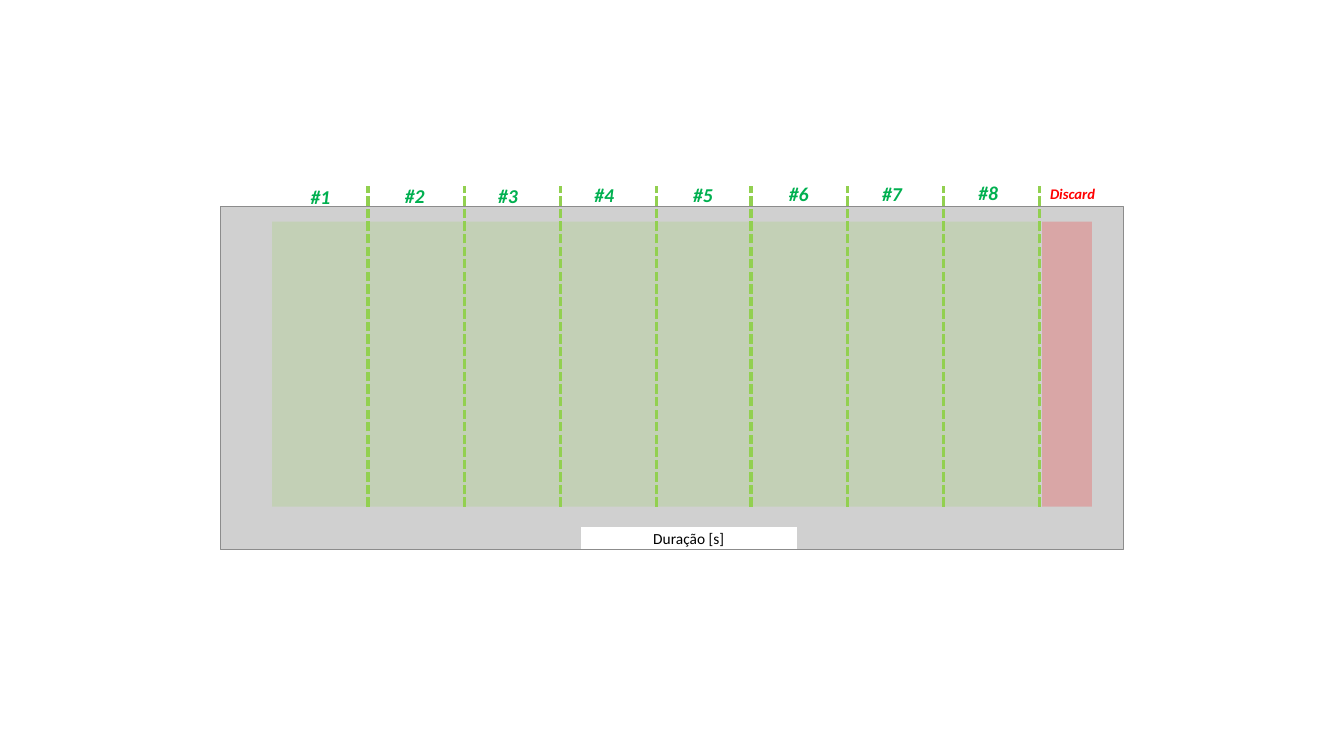
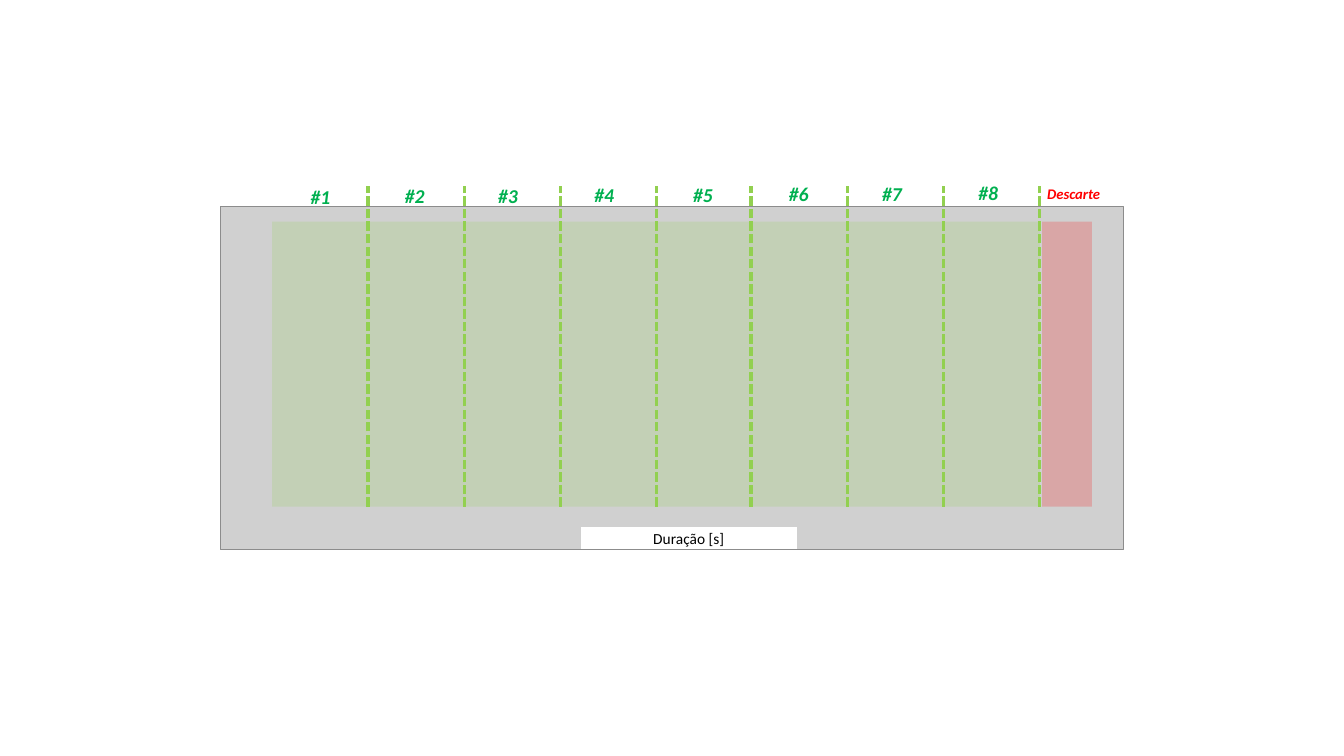
Before and after one commit to matsozza/Python_ML_CombustionEnginesRecog_MBA, a slide deck: slide 1 of Documentation/AudioSegmentation.pptx. Drawn at 1344x756 pixels with LibreOffice and Linux fonts; fonts in the diff are those of the drawing; grey boxes stand for pictures. Boxes give left, top, right and bottom in pixels: in the first picture for what was removed or moved away, otherwise in the second. Text is boxed around its words. In the diff, an @@ line names an element or a change of style, - is before the commit and + after.

```diff
--- a/Documentation/AudioSegmentation.pptx
+++ b/Documentation/AudioSegmentation.pptx
@@ text at bbox=[1047, 189, 1100, 199]: text changed @@
-Discard
+Descarte
```
Also in this commit, not shown: 4 slides added, 2 other files.
